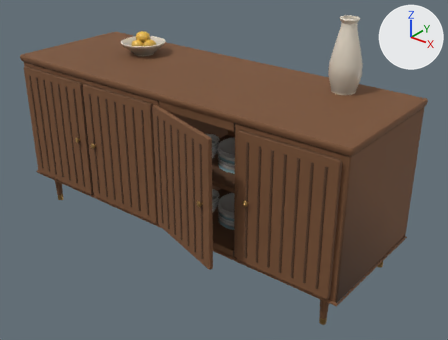
Renders of the glTF model web/public/assets/models/dining/sideboard.glb from each side of a commit.
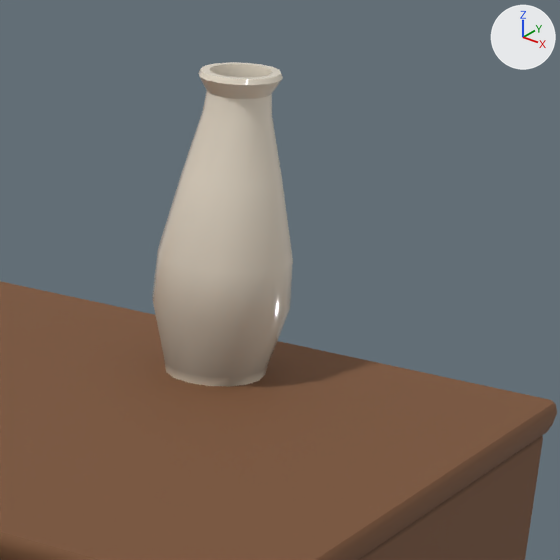
Each version is shown whole from a 50 mm lens placed at (1.737, -1.908, 1.619), pointed at (0.157, 0.068, 0.394), then close up on the part from 65% to 96% of the width and 0% to 41% of the height. Lighting does not change. The marker at upper right points along +X, +Y and +Z. The first two pictures are the older version. Where no turn or scale is listed for an object, it has been applied to the vertices. Vertices at exactly the same position are counted once.

Names of what the first close-up shows: 'body'.
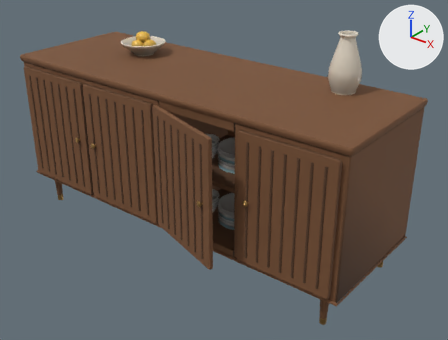
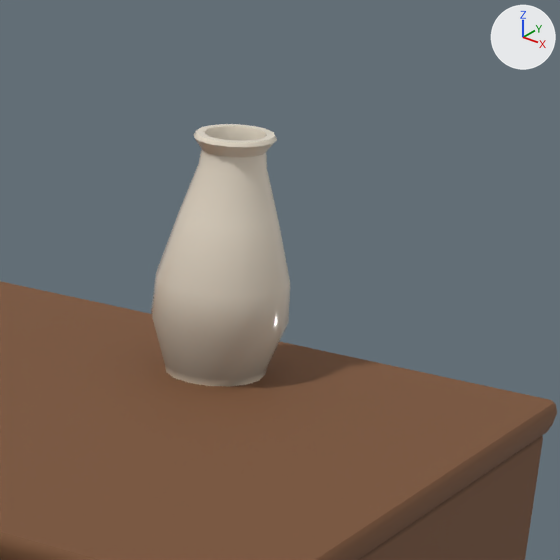
Pixel boxes (x1, y1, x2, y2) of what changed, in the close-ups (560 x 560 px; the box of a moved part takes in the faces that stretch with it):
'body', reshaped
    before: (0, 62, 557, 560)
    after: (0, 124, 557, 560)
part 1 of me_body, moved or reshaped
    before: (152, 62, 293, 387)
    after: (151, 124, 290, 387)

The edits, one by one:
me_body is used by ob_body; location (0.0, -0.005, 0.0).
me_body had 2090 vertices, 4028 faces and spanned x -0.91..0.91, y -0.2..0.43, z 0.0..1.1.
me_body now has 2090 vertices, 4028 faces and spans x -0.91..0.91, y -0.2..0.43, z 0.0..1.04.
me_body part 1: the loose piece of 178 vertices spanning x 0.53..0.67, y 0.23..0.37, z 0.8..1.1 is scaled about its middle by (1, 1, 0.8), then moved by (0.0, 0.0, -0.03).
